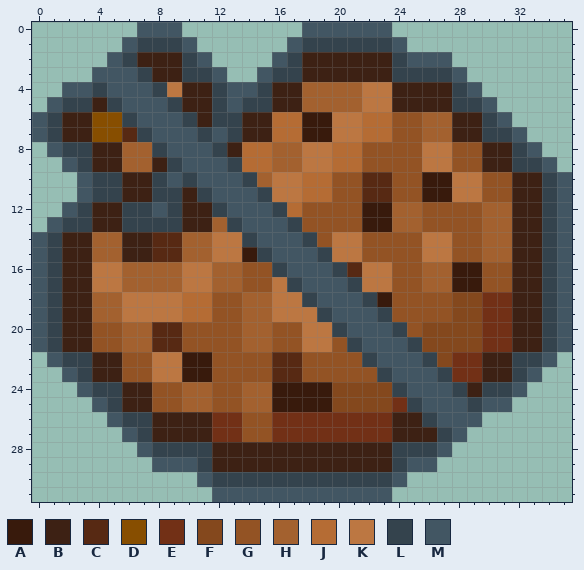
One commit to this pixel-art sprite: CookieMod/Items/CursedCookie.png. That is the earlier state.
The file is 36x32 pixels.
Palette (. is transparent): A #381a0c  B #3d2114  C #572913  D #874e00  E #723016  F #84481d  G #935324  H #a3612f  J #b56c34  K #bc7742  L #34434d  M #425663
Pixels before, first column x 0:
 0 .......MMM........MMMMMM............
 1 ......MLLLM......MLLLLLLM...........
 2 .....MLBBBLM....MLBBBBBBLMMM........
 3 ....MMMLBBLLM..MLLBBBBBBLLLLM.......
 4 ..MMLMMMLKBBLMMLBBHHHHKKBBBBLM......
 5 .MLLBLMMMLBBLMLLBBHHHHKKBBBBLLM.....
 6 MLBBDDLMMMLBLLBBJJAAKKJJGGHHBBLM....
 7 MLBBDDCLMMMLMLBBJJAAKKJJGGHHBBLLM...
 8 .MLLBBHHLMMMLBJJHHKKJJGGGGKKGGBBLM..
 9 ..MLBBHHBLMMMLJJHHKKJJGGGGKKGGBBLLM.
10 ...MLLBBLMLMMMLHKKJJGGCCGGAAKKGGBBLM
11 ...MLLBBLLBLMMMLKKJJGGCCGGAAKKGGBBLM
12 ..MLBBLLMLBBLMMMLJGGGGAAHHGGGGHHBBLM
13 .MLLBBLLLLBBHLMMMLGGGGAAHHGGGGHHBBLM
14 MLBBHHBBCCHHKKLMMMLGKKGGGGKKGGHHBBLM
15 MLBBHHBBCCHHKKALMMMLKKGGGGKKGGHHBBLM
16 MLBBKKHHHHKKHHGGLMMMLCKKGGHHAAGGBBLM
17 MLBBKKHHHHKKHHGGKLMMMLKKGGHHAAGGBBLM
18 MLBBHHKKKKJJGGHHKKLMMMLAGGGGFFEEBBLM
19 MLBBHHKKKKJJGGHHKKKLMMMLGGGGFFEEBBLM
20 MLBBGGHHCCGGGGHHGGKKLMMMLGFFFFEEBBLM
21 MLBBGGHHCCGGGGHHGGKKGLMMMLFFFFEEBBLM
22 .MLLBBGGKKAAGGGGCCGGGGLMMMLFEEBBLLM.
23 ..MLBBGGKKAAGGGGCCGGGGGLMMMLEEBBLM..
24 ...MLLBBGGHHGGHHAAAAFFFFLMMMLBLLM...
25 ....MLBBGGHHGGHHAAAAFFFFELMMMLMM....
26 .....MLLBBBBEEGGEEEEEEEEBBLMMM......
27 ......MLBBBBEEGGEEEEEEEEBBBLM.......
28 .......MLLLLBBBBBBBBBBBBLLLM........
29 ........MMMLBBBBBBBBBBBBLMM.........
30 ...........MLLLLLLLLLLLLM...........
31 ............MMMMMMMMMMMM............
Now the later version:
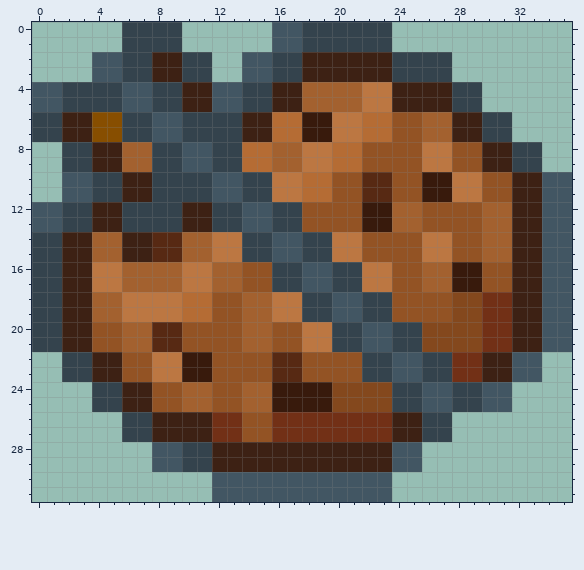
From old to new:
Changed rows in their new state; - is an unchanged pixel.
first column x 0:
 0 ------LLLL------MMLLLLLL-----------
 1 ------L---.-----M-------.----------
 2 ----M--L---L--MML--------LLL-------
 3 ------L-----.-M-------------.------
 4 MMLL-L---L--M-L--------------L-----
 5 M---L---L---M-----------------.----
 6 L------L---L-------------------L---
 7 L-----L---L-L-------------------.--
 8 -.-------L---L-------------------L-
 9 --L-----L---L---------------------.
10 --M------L-L---L------------------M
11 --M-------L---L-------------------M
12 MML-----L----L---L----------------M
13 M-----------L---L-----------------M
14 L--------------L---L--------------M
15 L-------------L---L---------------M
16 L----------------L---L------------M
17 L---------------L---L-------------M
18 L------------------L---L----------M
19 L-----------------L---L-----------M
20 L--------------------L---L--------M
21 L-------------------L---L---------M
22 -.---------------------L---L----MM.
23 --L-------------------L---L-----M--
24 ---.---------------------L---LMM.--
25 ----L-------------------L---L------
26 -----.---------------------L..-----
27 ------L-------------------L-.------
28 -------.MM--------------MM..-------
29 ----------L-------------M-.--------
30 -----------.MMMMMMMMMMMM.----------
Changed places in both pictures, as pixel boxes (x1, y1, x2, y2):
changed: (32, 22, 557, 487)
